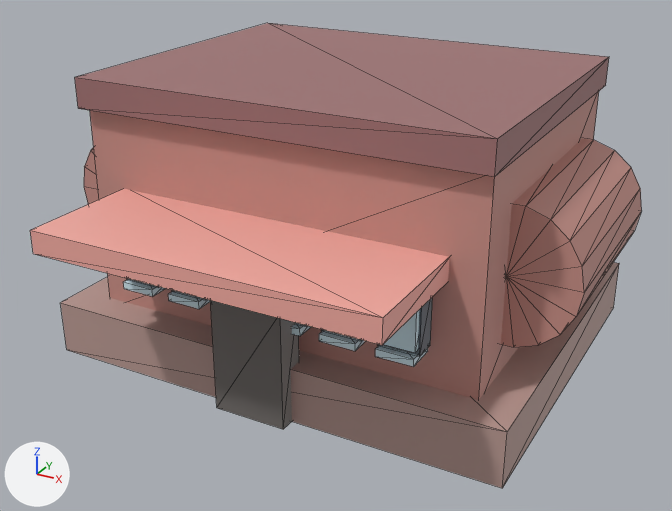
Two versions of the glTF model models/diner.glb, one commit apart.
Camera for both pictures: a 50 mm lens placed at (1.144, -2.18, 1.313), pointed at (-0.008, -0.085, 0.265). The axes (+X, +Y, +Z) are drawn at lower left. The lights are the same throughout. The older version comes first. Mesh edges are drawn as thin lines. Where no turn or scale is listed for an object, it has been applied to the vertices.

In view in the first picture: 'geometry_0'.
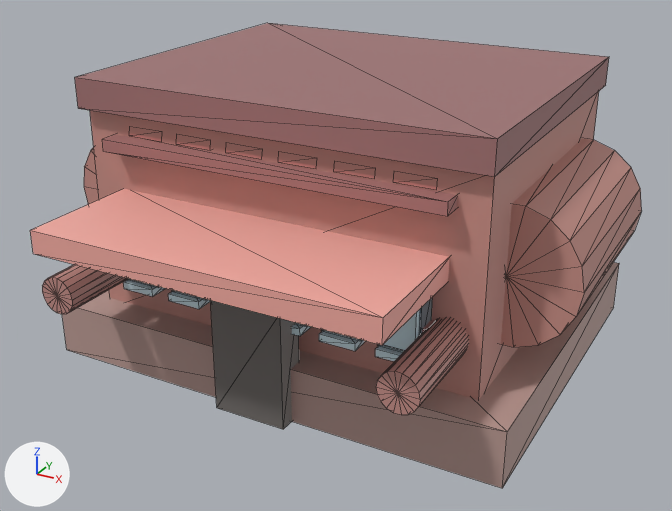
The newer file is also turned or shifted as a whole; pictures and numbers use the older file's frame.

The change, as a list of edits to the scene's bpy script:
```text
Change me_geometry_0:
    used by ob_geometry_0; location = (0.0, 0.0, 0.0)
    remove me_geometry_0.from_pydata(...)  # 260 vertices, 420 faces; spans x -0.73..0.73, y -0.75..0.51, z 0.0..0.78
    add me_geometry_0.from_pydata(...)  # 540 vertices, 900 faces; spans x -0.73..0.73, y -0.75..0.688, z -0.053..0.78
    me_geometry_0 part 1: a new loose piece, a box spanning x -0.47..0.47, y -0.47..-0.41, z 0.294..0.326, in mat_defaultmaterial
    me_geometry_0 part 2: a new loose piece, a box spanning x -0.47..0.47, y -0.47..-0.41, z 0.604..0.636, in mat_defaultmaterial
    me_geometry_0 part 3: a new loose piece, an 18-sided cylinder along y spanning x -0.517..-0.417, y -0.688..-0.108, z 0.241..0.339, in mat_defaultmaterial
    me_geometry_0 part 4: a new loose piece, an 18-sided cylinder along y spanning x 0.417..0.517, y -0.688..-0.108, z 0.241..0.339, in mat_defaultmaterial
    me_geometry_0 part 5
    24 vertices are added at x -0.423..0.32, y -0.421..-0.299, z 0.614..0.664
    24 new vertices lie (0.103, 0.0, 0.0) away from vertices in x -0.423..0.32, y -0.421..-0.299, z 0.614..0.664
    72 new faces join them
    other edits to the shape of me_geometry_0 do not show in these pictures
```

Pixel boxes (x1, y1, x2, y2) of what changed, in the pictures (672 x 511 px):
part 1 of me_geometry_0, added (mostly hidden): after (422, 320, 435, 333)
part 2 of me_geometry_0, added (brown): after (102, 134, 457, 216)
part 3 of me_geometry_0, added (brown): after (42, 265, 127, 314)
part 4 of me_geometry_0, added (brown): after (376, 318, 469, 415)
part 5 of me_geometry_0, added: after (129, 133, 437, 190)
